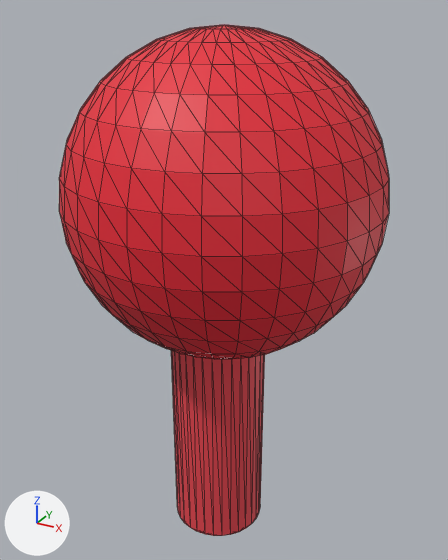
What one commit did to the glTF model modules/client/res/pinner.glb.
Rendered twice from a 50 mm camera at (0.0237, -0.0363, 0.0413) aimed at (0.0017, 0.0037, 0.0212). The axes (+X, +Y, +Z) are drawn at lower left. The lights are the same throughout. Mesh edges are drawn as thin lines. Vertices at the same position are counted once.
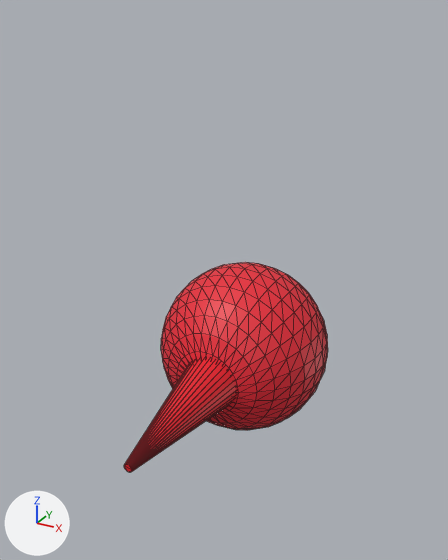
Commit message: Nicer pinner

Changed parts and their boxes (x1, y1, x2, y2) in the pictures (448 x 560 px; the box of a moved part takes in the faces that stretch with it):
'Cylinder', reshaped, moved, turned, rescaled
    before: (59, 25, 389, 536)
    after: (124, 262, 328, 472)
part 1 of me_cylinder, moved or reshaped
    before: (171, 351, 265, 536)
    after: (124, 358, 236, 472)

The change in detail:
me_cylinder has 546 vertices, 1084 faces and spans x -3.04..3.18, y -2.96..3.25, z -1.0..3.38.
me_cylinder is used by ob_cylinder; location (0.00333, -0.00024, 0.01075); scale (0.00358, 0.00358, 0.00873).
me_cylinder part 1: all 32 vertices in x -1.0..1.0, y -1.0..1.0, z -1.0 are scaled about their middle by (0.14, 0.139, 1), then moved by (-0.01, 0.01, 0.0).
Object 'Cylinder' (ob_cylinder) moves from (0.00333, -0.00024, 0.01075) to (0.00025, -0.00188, 0.01075).
Object 'Cylinder' (ob_cylinder) turns from (0, 0, 0) to (0, 89, 91) degrees about x, y and z.
Object 'Cylinder' (ob_cylinder) is rescaled from (0.00358, 0.00358, 0.00873) to (0.00263, 0.00263, 0.00642).
